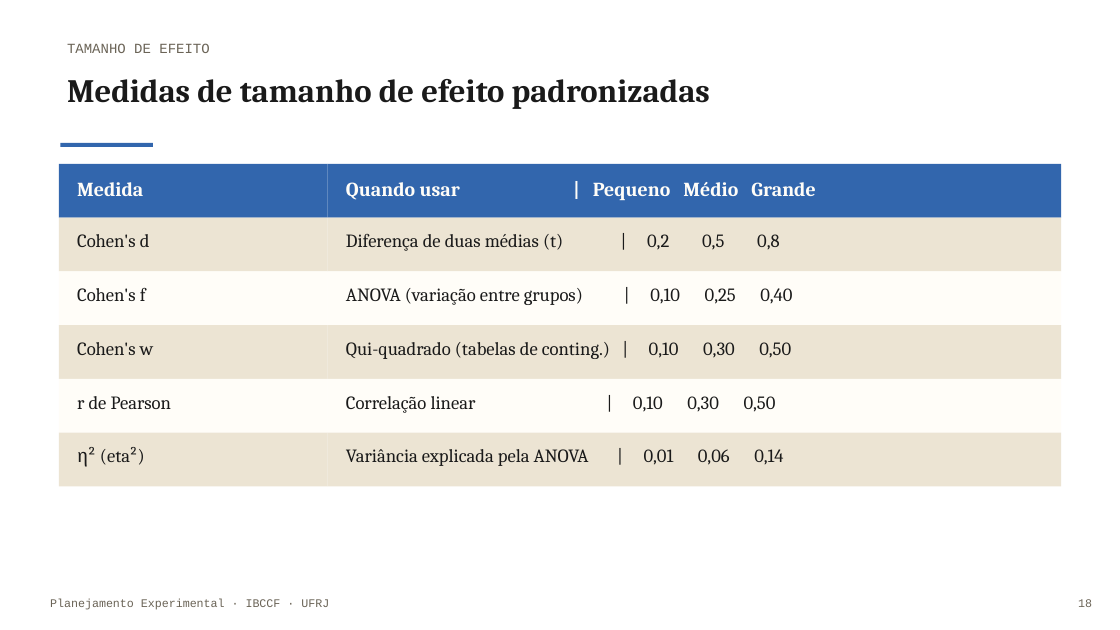
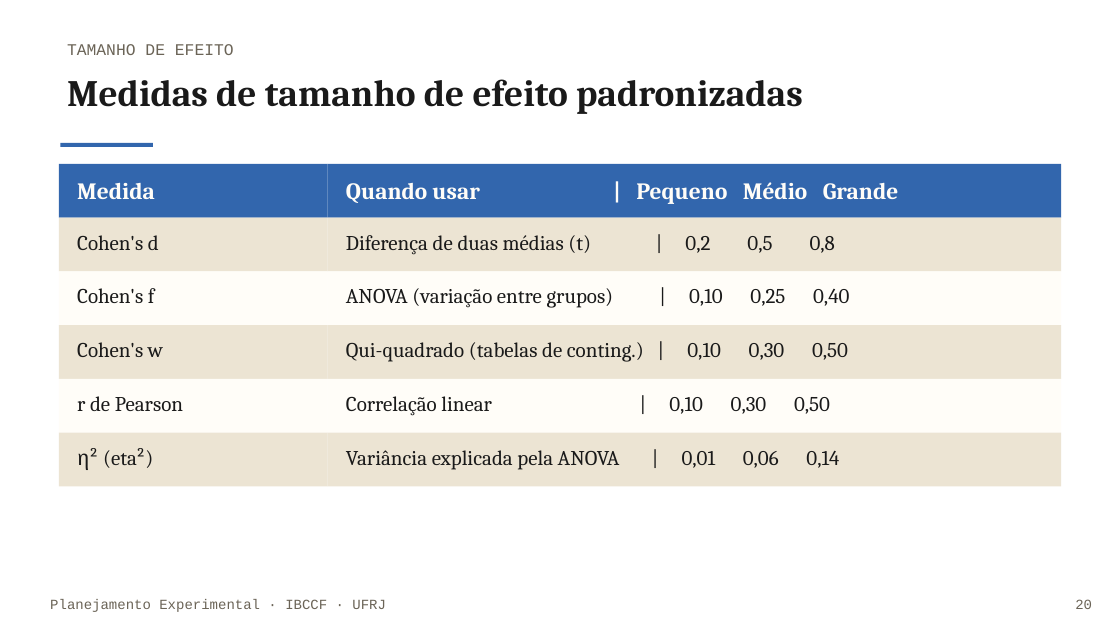
Before and after one commit to monteirotorres/biostat, a slide deck: slide 21 of planejamento_experimental_slides.pptx (slide 19 before the commit). Drawn at 1120x630 pixels with LibreOffice and Linux fonts; fonts in the diff are those of the drawing; background and template pictures are left out. Boxes give left, top, right and bottom in pixels: in the first picture for what was removed or moved away, otherwise in the second. Text is boxed around its words. In the diff, an @@ line names an element or a change of style, - is before the commit and + after.

```diff
--- a/planejamento_experimental_slides.pptx
+++ b/planejamento_experimental_slides.pptx
@@ text "TAMANHO DE EFEITO" at [67,44,234,55]: size 12 to 14 pt @@
@@ text "Medidas de tamanho de efeito ..." at [67,79,803,114]: size 28 to 32 pt @@
@@ text "Medida" at [77,183,155,199]: size 17 to 20 pt @@
@@ text "Quando usar | Pequeno Médio ..." at [346,182,899,204]: size 17 to 20 pt @@
@@ size 16 to 18 pt in 10 elements at [77,235,159,250], [346,235,835,255], [77,288,155,303], [346,288,849,308], [77,342,163,357], [346,342,848,362], [77,396,183,411], [346,396,830,416], [103,448,154,468], [346,450,839,470] @@
@@ text "Planejamento Experimental · IBCCF · ..." at [50,599,386,612]: size 10 to 12 pt @@
@@ text at [1075,599,1092,609]: text changed; size 10 to 12 pt @@
-18
+20
```
Also in this commit, not shown: 22 other slides changed, 3 slides added, 1 slide removed, 13 other files.
